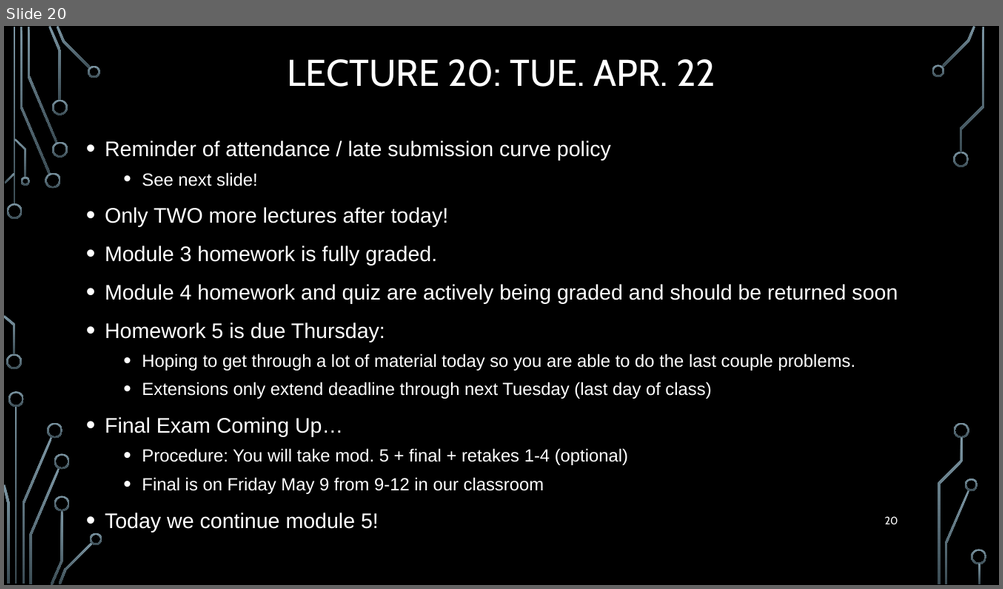
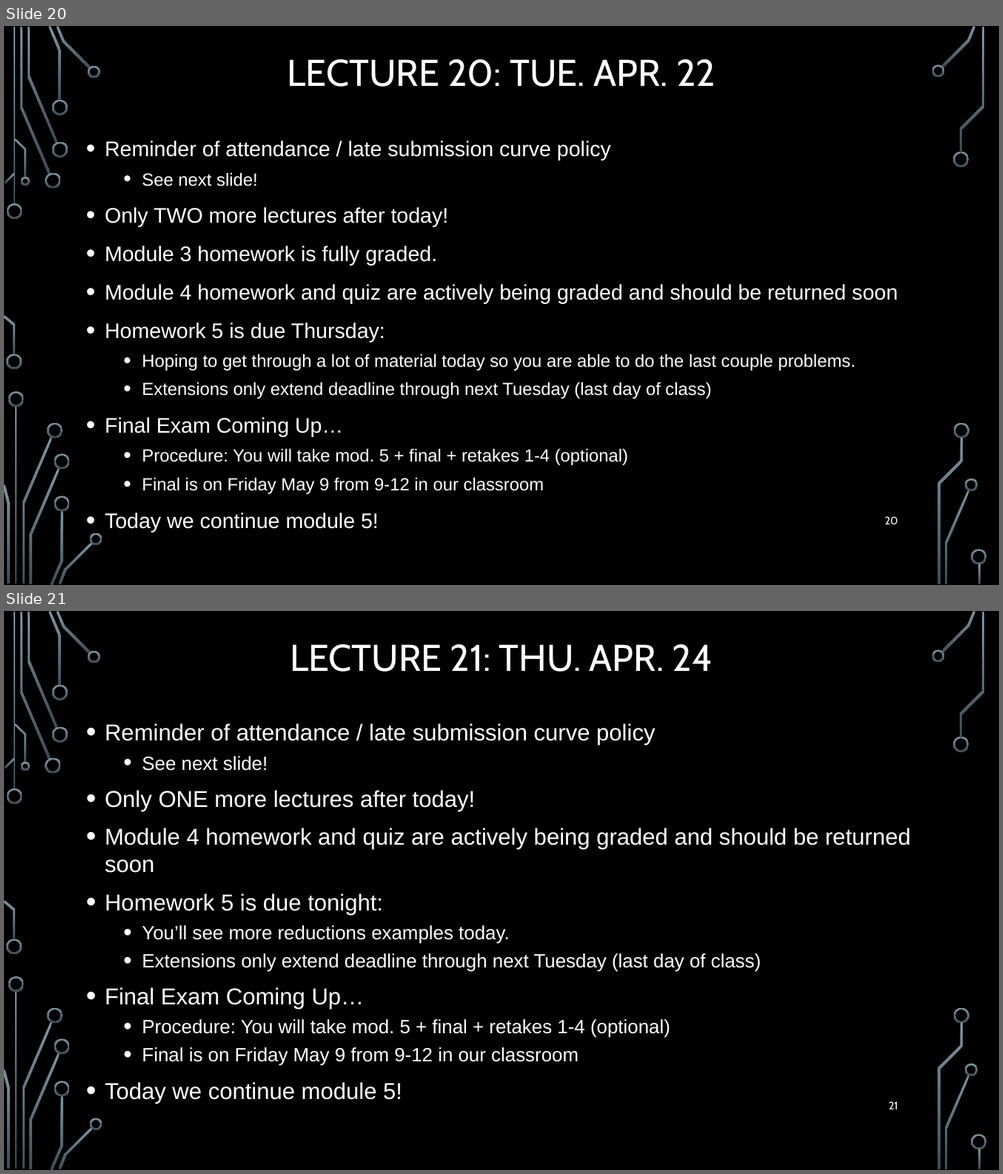
Before and after one commit to markfloryan/dmt2, a slide deck: slides/00-DailyAnnouncements.pptx. Shown one above the other, each under a label of ours: slide 20 before the commit, slides 20 and 21 after it. The pictures are 1003x589 and 1003x1174 pixels, drawn with LibreOffice and Linux fonts; fonts in the diff are those of the drawing; background and template pictures are left out. Boxes give left, top, right and bottom in pixels: in the first picture for what was removed or moved away, otherwise in the second. Text is boxed around its words. In the diff, an @@ line names an element or a change of style, - is before the commit and + after.

```diff
--- a/slides/00-DailyAnnouncements.pptx
+++ b/slides/00-DailyAnnouncements.pptx
@@ slide 21 added at [4,611,999,1170], background picture (left out); not listed: 36 template elements that a slide beside it also shows @@
@@ title added at [290,644,713,672], 36 pt, text #FFFFFF @@
+LECTURE 21: THU. APR. 24
@@ text added at [105,723,910,1104], 22.2 pt, text #FFFFFF @@
+• Reminder of attendance / late submission curve policy
+  • See next slide!
+• Only ONE more lectures after today!
+• Module 4 homework and quiz are actively being graded and should be returned soon
+• Homework 5 is due tonight:
+  • You’ll see more reductions examples today.
+  • Extensions only extend deadline through next Tuesday (last day of class)
+• Final Exam Coming Up…
+  • Procedure: You will take mod. 5 + final + retakes 1-4 (optional)
+  • Final is on Friday May 9 from 9-12 in our classroom
+• Today we continue module 5!
@@ page number added at [888,1102,898,1110], 10.5 pt, text #FFFFFF @@
+21
```
Also in this commit, not shown: 1 slide changed.
